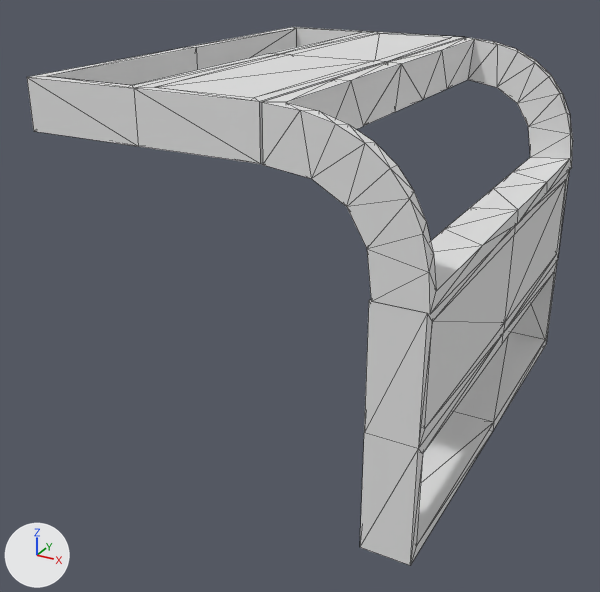
What one commit did to the OBJ model data/bmc/SET_4W2C/t_017.obj.
One viewpoint serves both versions: a 50 mm lens placed at (0.694, -1.629, 0.546), pointed at (-0.152, -0.091, -0.223). The lights are fixed; the arrows at lower left show +X, +Y and +Z. Mesh edges are drawn as thin lines. Where no turn or scale is listed for an object, it has been applied to the vertices.

Names of what the first picture shows: 't_017'.
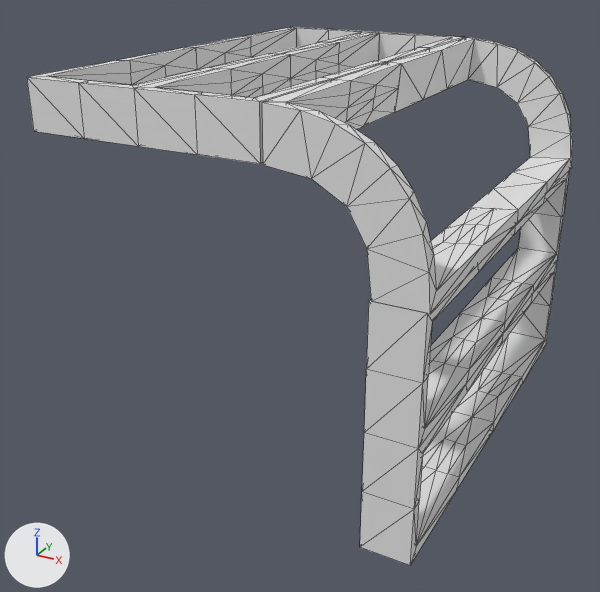
What changed in the scene script:
```text
Change me_t_017:
    used by ob_t_017; location = (0.0, 0.0, 0.0)
    remove me_t_017.from_pydata(...)  # 167 vertices, 394 faces; spans x -0.5..0.304, y -0.5..0.5, z -0.5..0.3
    add me_t_017.from_pydata(...)  # 465 vertices, 1000 faces; spans x -0.5..0.304, y -0.5..0.5, z -0.5..0.3
    me_t_017 part 1: 298 vertices added at x -0.5..0.3, y -0.5..0.5, z -0.5..0.3
```

Pixel boxes (x1, y1, x2, y2) of what changed, in the pictures (600 x 592 px):
part 1 of me_t_017, added
    after: (27, 27, 569, 565)
